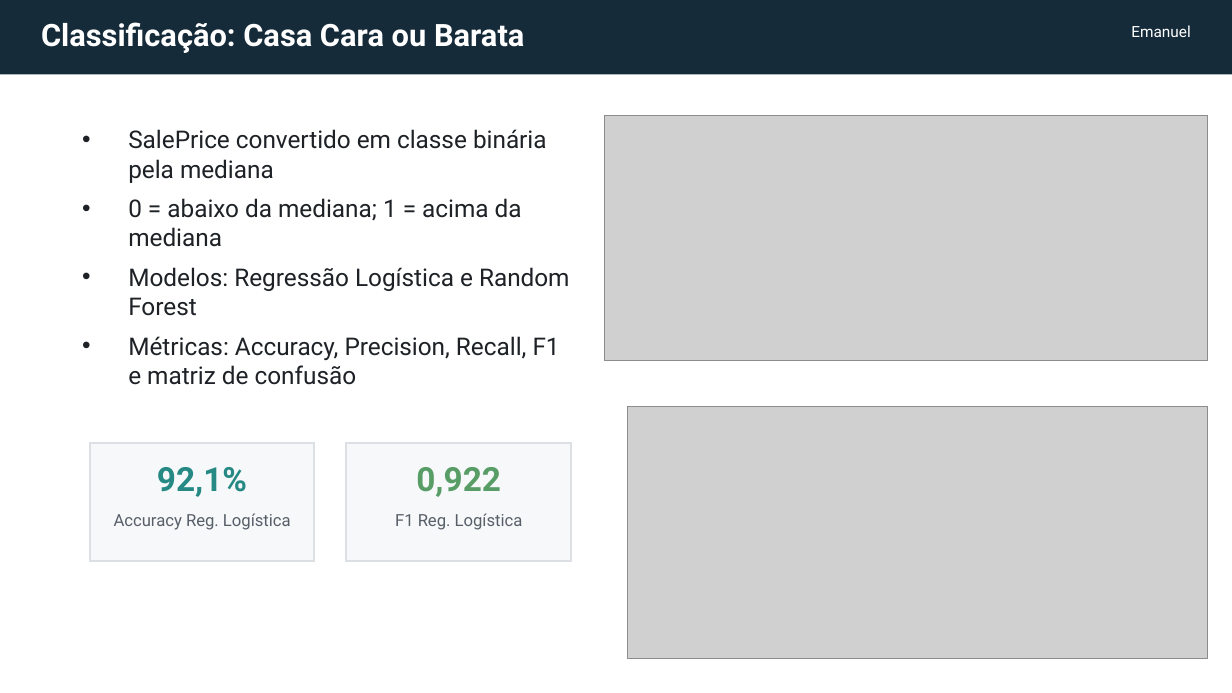
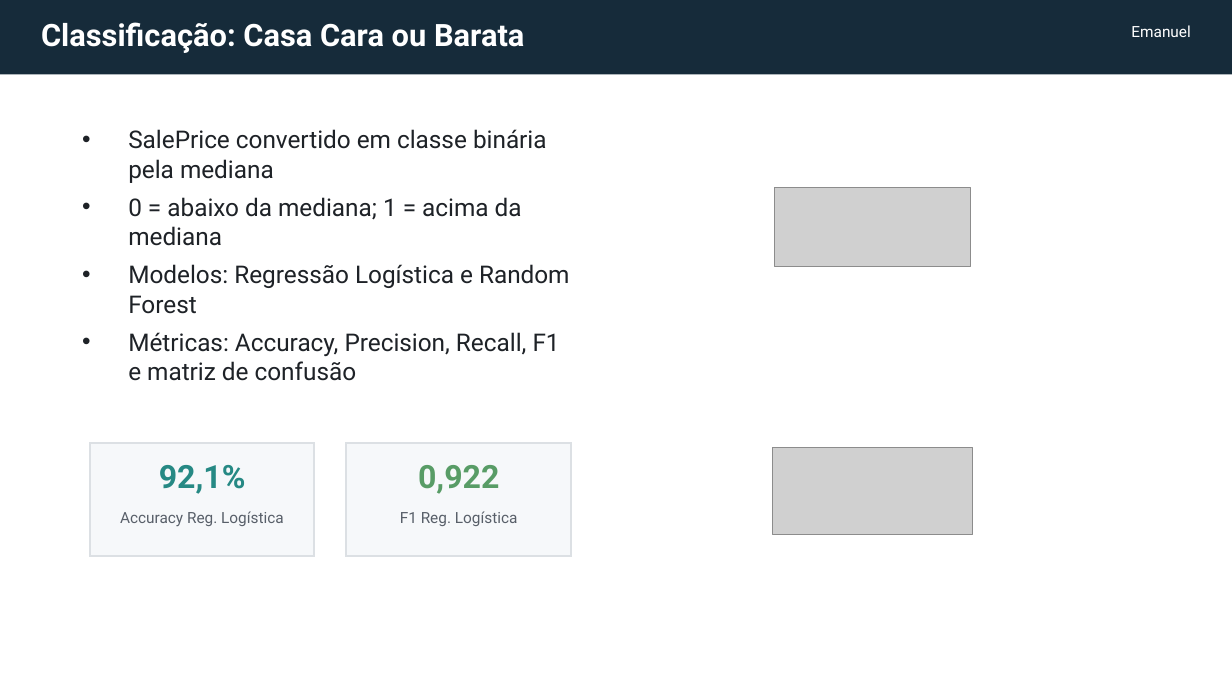
Before and after one commit to luisflipefv/analise-de-dados-c3, a slide deck: slide 7 of slides/apresentacao_house_prices_c3.pptx. Drawn at 1232x693 pixels with LibreOffice and Linux fonts; fonts in the diff are those of the drawing; grey boxes stand for pictures. Boxes give left, top, right and bottom in pixels: in the first picture for what was removed or moved away, otherwise in the second. Text is boxed around its words. In the diff, an @@ line names an element or a change of style, - is before the commit and + after.

```diff
--- a/slides/apresentacao_house_prices_c3.pptx
+++ b/slides/apresentacao_house_prices_c3.pptx
@@ text "SalePrice convertido em classe binária ..." at box(128, 129, 570, 381): less space between paragraphs @@
@@ picture: place and size @@
-picture at box(604, 116, 1208, 361)
+picture at box(775, 188, 970, 267)
@@ rectangle: place and size @@
-rectangle at box(90, 443, 314, 561)
+rectangle at box(90, 443, 314, 555)
@@ rectangle: place and size @@
-rectangle at box(347, 443, 571, 561)
+rectangle at box(347, 443, 571, 555)
@@ picture: place and size @@
-picture at box(628, 407, 1208, 659)
+picture at box(773, 447, 973, 534)
@@ text "92,1%" at box(159, 465, 246, 494): size 26 to 25 pt @@
@@ text "0,922" at box(418, 465, 499, 494): size 26 to 25 pt @@
@@ text "Accuracy Reg. Logística" at box(120, 511, 284, 526): size 13 to 12 pt @@
@@ text "F1 Reg. Logística" at box(400, 511, 518, 526): size 13 to 12 pt @@
```
Also in this commit, not shown: 9 other slides changed, 3 slides added, 2 slides removed, 2 other files.
